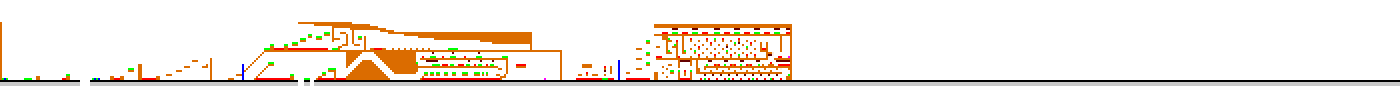
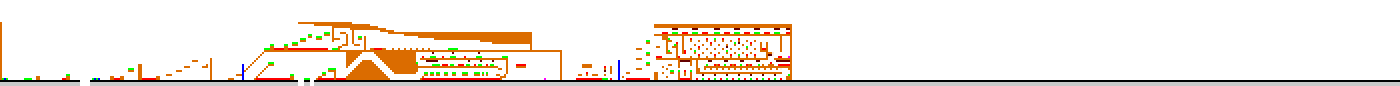
Two versions of the same layered image (1400×86). Layer-by-layer changes:
painted on "레이어 1" over box(608, 40, 778, 80)
